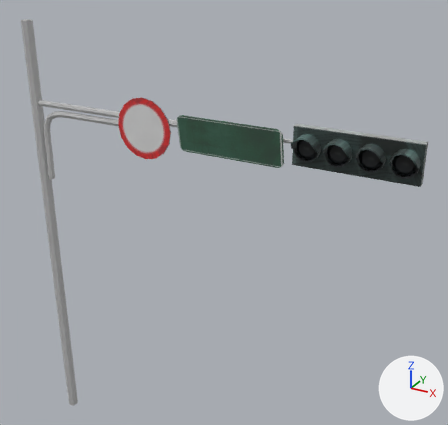
One commit to the FBX model Assets/Models/Enviroment/Desert/s_light2.fbx: the scene before it, then after it.
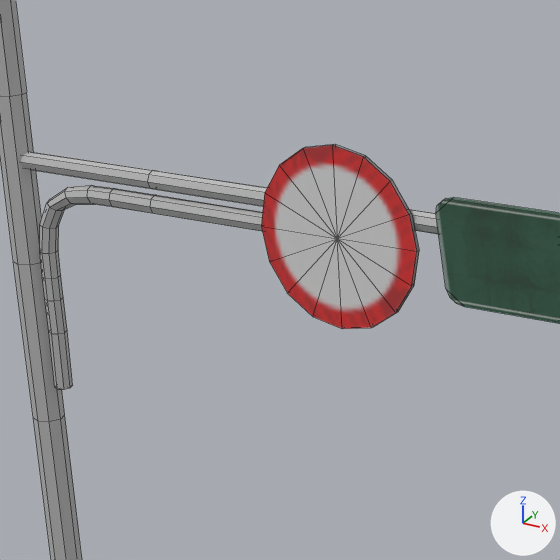
Each version is shown whole from a 50 mm lens placed at (0.976, -2.58, 1.892), pointed at (0.036, -0.872, 1.038), then close up on the part from 7% to 49% of the width and 12% to 56% of the height. The axes (+X, +Y, +Z) are drawn at lower right. The lights are the same throughout. The close-ups show mesh edges as thin lines. Where no turn or scale is listed for an object, it has been applied to the vertices.

Names of what the first close-up shows: 's_light_2'.
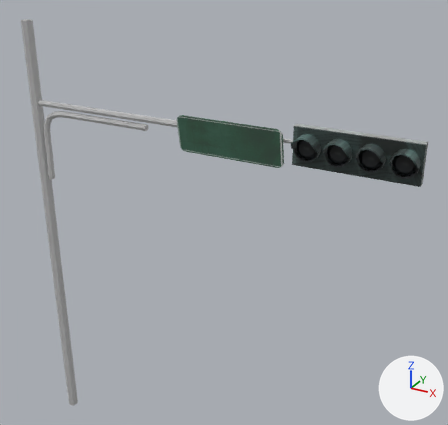
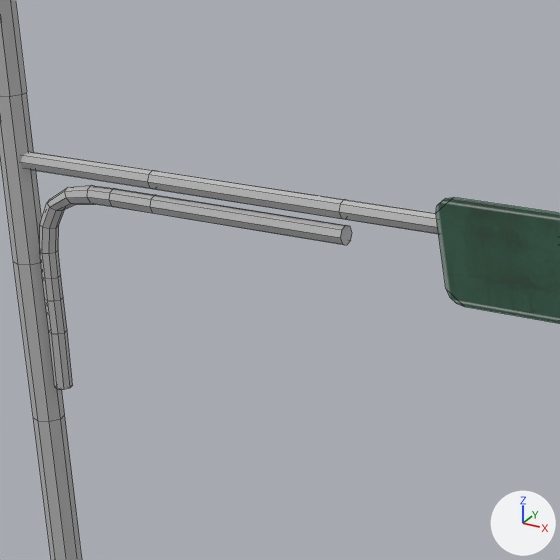
Boxes (x1, y1, x2, y2) around the edits, measured in the close-ups (560 x 560 px):
part 1 of me_mesh, deleted: before (261, 144, 419, 329)

The edits, one by one:
me_mesh has 625 vertices, 621 faces and spans x -0.69..0.69, y -0.05..0.05, z -0.82..0.82.
me_mesh is used by ob_s_light_2; location (0.0, -1.0, 0.821).
me_mesh part 1: the loose piece of 34 vertices spanning x -0.3..-0.09, y 0.01..0.02, z 0.41..0.61 is deleted.
